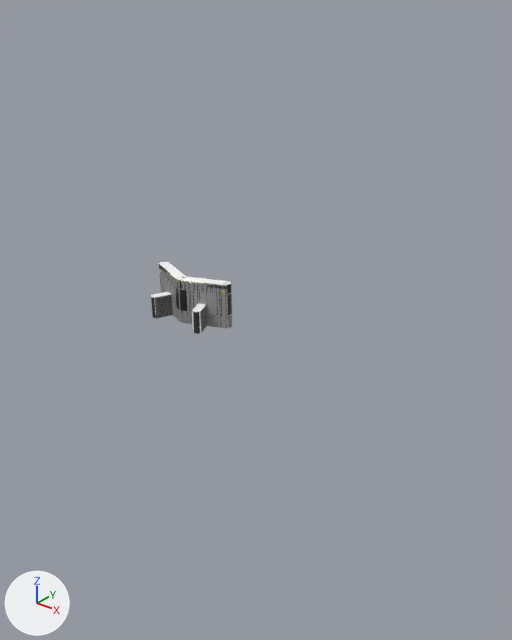
An edit to the Blender file hotels/planet_hollywood/ph.blend, drawn before and after from the same camera.
Rendered twice from a 50 mm lens placed at (1195.0, -1198.0, 813.0), pointed at (144.0, 116.0, -2.0). Lighting does not change. The marker at lower left points along +X, +Y and +Z.

In view in the first picture: 'BabyTowerFront.003', 'RightTower.003', 'RightTower.004', 'TowerSide.003', 'right_baby_tower.003'.
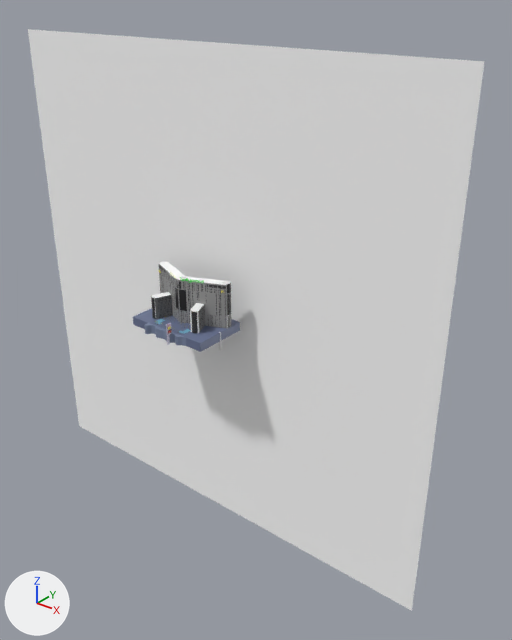
ob_babybendpoint_003 is not drawn itself; it is used by a modifier of ob_babytowerfront_003.

Boxes (x1, y1, x2, y2) around the edits, measured in the pictures (512 x 640 px):
'background_sky', added
    after: (28, 29, 485, 611)
'foundation.001', added (blue)
    after: (133, 308, 240, 352)
'snake_wall', added
    after: (144, 323, 186, 346)
'right_baby_tower.003', moved
    before: (192, 303, 207, 333)
    after: (190, 303, 205, 333)
'TowerSide.003', moved
    before: (227, 284, 232, 328)
    after: (226, 281, 232, 327)
'BabyTowerFront.003', moved
    before: (193, 312, 200, 334)
    after: (191, 311, 198, 333)
'sign.002', added
    after: (166, 322, 172, 345)

What changed in the scene script:
```text
Add img_desert_sunset_jpg_001:
    img_desert_sunset_jpg_001 = load_image('desert_sunset.jpg.001', 'assets/textures/desert_sunset.jpg', 720, 900, 'sRGB')
Add mat_poolside_bg:
    mat_poolside_bg = principled_material('poolside_bg')
    mat_poolside_bg.base_color = (0.141, 0.171, 0.292)  # blue #697393
Add mat_bubble_mat:
    mat_bubble_mat = principled_material('bubble_mat')
    mat_bubble_mat.base_color = (0.205, 0.254, 0.381)  # blue #7d8aa6
Add mat_sky:
    mat_sky = diffuse_material('sky')
    mat_sky.base_color = (1.0, 1.0, 1.0)  # white #ffffff
Add mat_windowdark_008:
    mat_windowdark_008 = principled_material('WindowDark.008')
    mat_windowdark_008.base_color = (0.00368, 0.00182, 0.00518)  # black #0c0610
Add mat_streetsignbase_002:
    mat_streetsignbase_002 = principled_material('streetSignBase.002')
    mat_streetsignbase_002.base_color = (0.605, 0.586, 0.732)  # light grey #ccc9de
Add mat_billboard_led_001:
    mat_billboard_led_001 = principled_material('billboard_led.001')
    mat_billboard_led_001.texture = img_desert_sunset_jpg_001
Add me_cube_009:
    me_cube_009.from_pydata(...)  # a box spanning x -1.0..1.0, y -1.0..1.0, z -1.0..1.0
    me_cube_009.materials.append(mat_poolside_bg)  # blue #697393
Add me_plane_090:
    me_plane_090.from_pydata(...)  # 146 vertices, 92 faces, 1 loose edge; spans x -13.4..35.5, y -3.1..4.0, z -11.3..0.2
    me_plane_090.materials.append(mat_bubble_mat)  # its picture is missing
Add me_plane_092:
    me_plane_092.from_pydata([(-1.0, -1.0, 0.0), (1.0, -1.0, 0.0), (-1.0, 1.0, 0.0), (1.0, 1.0, 0.0)], [], [(0, 1, 3, 2)])
    me_plane_092.materials.append(mat_sky)  # its picture is missing
Add me_cube_013:
    me_cube_013.from_pydata(...)  # 331 vertices, 305 faces, 1 loose edge; spans x -1.2..1.26, y -0.92..1.08, z -0.9..1.1
    # faces by material slot: [157, 146, 2]
    me_cube_013.materials.append(mat_streetsignbase_002)  # light grey #ccc9de
    me_cube_013.materials.append(mat_windowdark_008)  # black #0c0610
    me_cube_013.materials.append(mat_billboard_led_001)  # picture img_desert_sunset_jpg_001
Change ob_babytowerfront_003:
    ob_babytowerfront_003.location: (80.0, -47.0, 52.0) -> (74.0, -48.0, 52.0)
Change ob_right_baby_tower_003:
    ob_right_baby_tower_003.location: (69.0, -19.0, 31.0) -> (63.0, -20.0, 31.0)
Change ob_babybendpoint_003:
    ob_babybendpoint_003.location: (80.68, -47.5, 0.44) -> (75.26, -48.91, 0.44)
Change ob_towerside_003:
    ob_towerside_003.location: (122.0, 43.0, 61.0) -> (120.0, 43.0, 61.0)
Add ob_foundation_001:
    ob_foundation_001 = bpy.data.objects.new('foundation.001', me_cube_009)
    ob_foundation_001.location = (0.0, 1.0, -13.0)
    ob_foundation_001.scale = (121.0, 76.0, 12.0)
Add ob_snake_wall:
    ob_snake_wall = bpy.data.objects.new('snake_wall', me_plane_090)
    ob_snake_wall.location = (-32.0, -83.0, 0.0)
    ob_snake_wall.scale = (2.96, 2.77, 2.15)
Add ob_background_sky:
    ob_background_sky = bpy.data.objects.new('background_sky', me_plane_092)
    ob_background_sky.location = (0.0, 100.0, -1.0)
    ob_background_sky.rotation_euler = (1.571, 0.0, 0.0)  # degrees (90, 0, 0)
    ob_background_sky.scale = (676.0, 676.0, 676.0)
Add ob_sign_002:
    ob_sign_002 = bpy.data.objects.new('sign.002', me_cube_013)
    ob_sign_002.location = (28.0, -89.0, -1.0)
    ob_sign_002.rotation_euler = (0.0, 0.0, 1.571)  # degrees (0, 0, 90)
    ob_sign_002.scale = (6.52, 1.76, 28.0)
```
